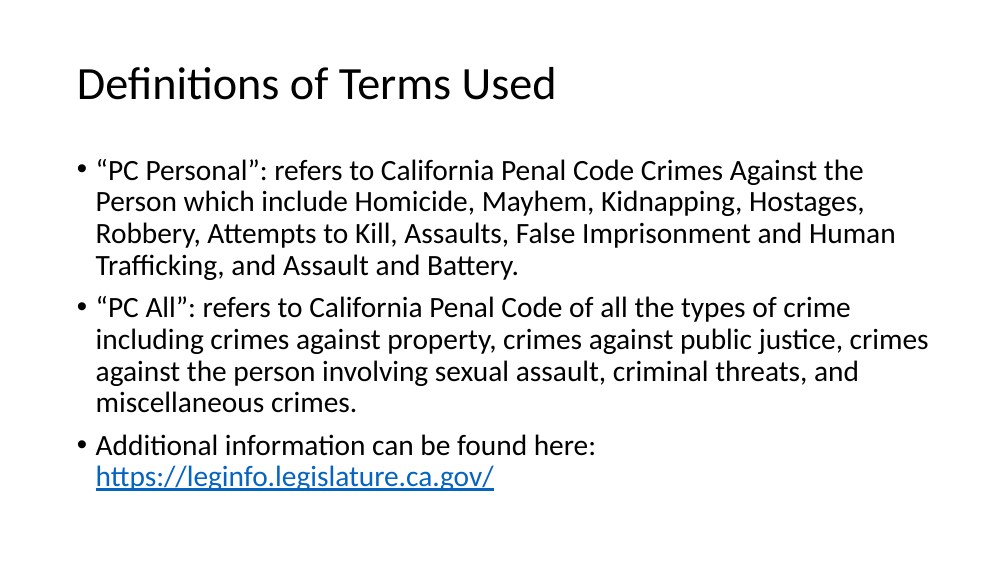
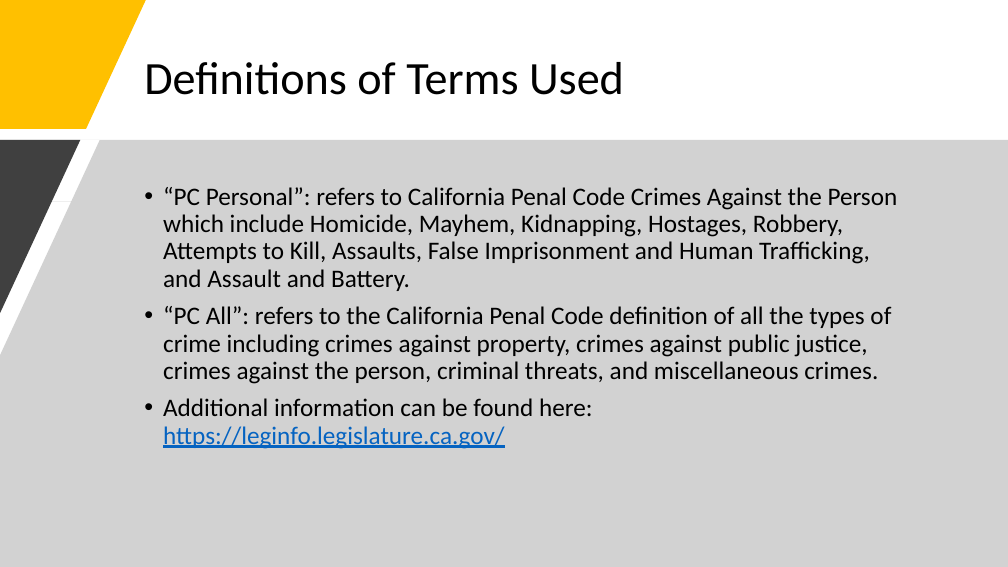
Before and after one commit to sean-galloway/Crime_and_Poverty, a slide deck: slide 5 of Project_1_Presentation.pptx. Drawn at 1008x567 pixels with LibreOffice and Linux fonts; fonts in the diff are those of the drawing. Boxes give left, top, right and bottom in pixels: in the first picture for what was removed or moved away, otherwise in the second. Text is boxed around its words. In the diff, an @@ line names an element or a change of style, - is before the commit and + after.

```diff
--- a/Project_1_Presentation.pptx
+++ b/Project_1_Presentation.pptx
@@ freeform shape added at bbox=[0, 0, 146, 129], fill #FFC000 @@
@@ title "Definitions of Terms Used": place and size @@
-title "Definitions of Terms Used" at bbox=[77, 67, 557, 100]
+title "Definitions of Terms Used" at bbox=[144, 62, 624, 95]
@@ freeform shape added at bbox=[0, 140, 1008, 567], fill #A6A6A6 at 50% opacity @@
@@ freeform shape added at bbox=[0, 140, 80, 313], fill #404040 @@
@@ text "“PC Personal”: refers to California ...": place and size @@
-text "“PC Personal”: refers to California ..." at bbox=[96, 159, 929, 491]
+text "“PC Personal”: refers to California ..." at bbox=[163, 187, 898, 449]
@@ text at bbox=[163, 187, 898, 449]: size 28 to 24 pt in "“PC Personal”: refers to California Penal Code ...", "Additional information can be found here: https://leginfo.le ..." @@
@@ text at bbox=[163, 306, 891, 384]: text changed; size 28 to 24 pt @@
-• “PC All”: refers to California Penal Code of all the types of crime including crimes against property, crimes against public justice, crimes against the person involving sexual assault, criminal threats, and miscellaneous crimes.
+• “PC All”: refers to the California Penal Code definition of all the types of crime including crimes against property, crimes against public justice, crimes against the person, criminal threats, and miscellaneous crimes.
```
Also in this commit, not shown: 10 other slides changed, 2 slides added, 2 slides removed, 1 other file.
